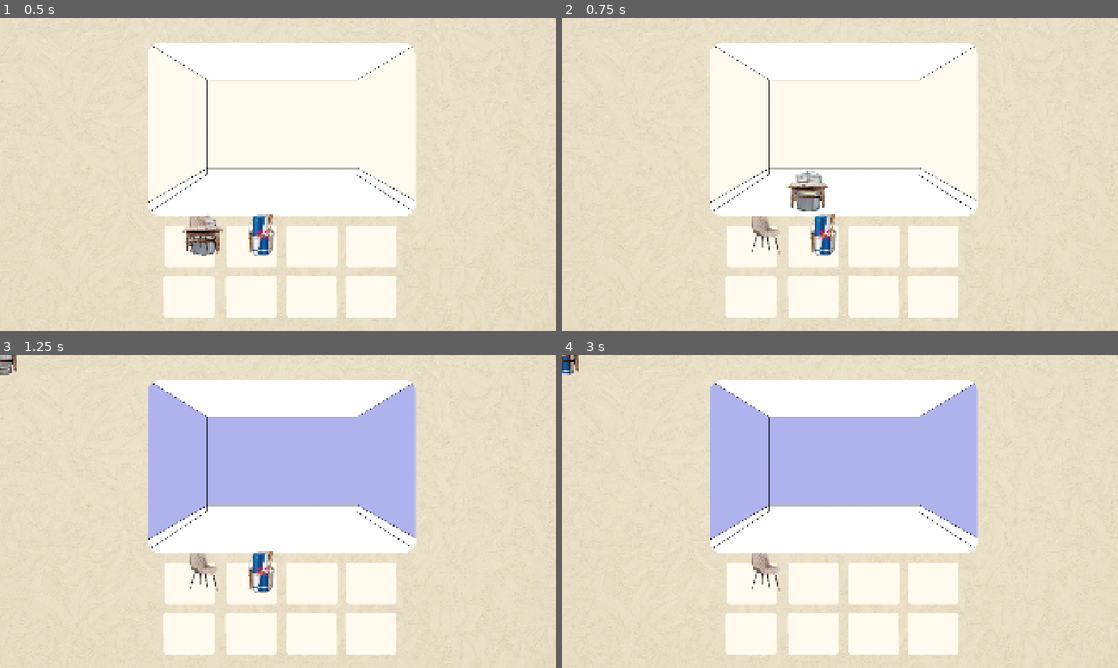
Above: before the commit, frames 1-4 (two rows, left to right).
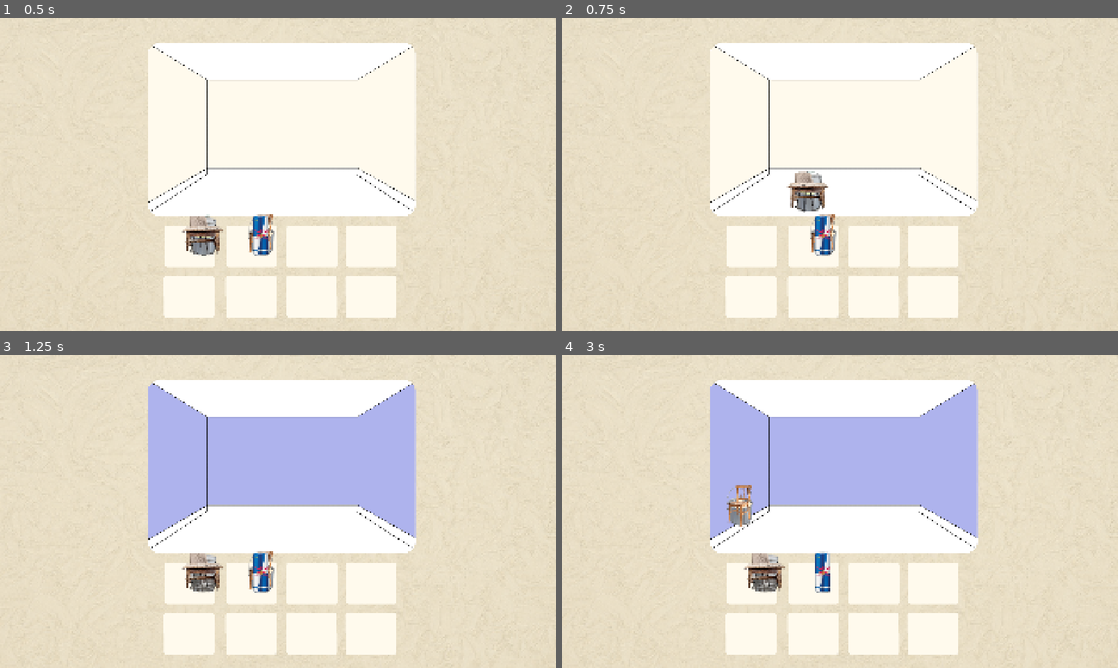
Above: after the commit, the same moments.

Repository: wgold152/hackathon
Game: Godot game, scene res://scenes/main.tscn
The game is run twice, just before and just after one commit, with the same random seed, the same clock (stepped at 60 frames per second) and the same inputs.
Inputs (mouse positions are in pixels of both pictures, inside the frame that each line leads up to):
- Up to frame 1 (0.5 s): no input
- Up to frame 2 (0.75 s): tap Enter at 0.5 s; drag from (767, 237) to (895, 105) at 0.52 s
- Up to frame 3 (1.25 s): no input
- Up to frame 4 (3 s): drag from (823, 574) to (562, 355) at 1.27 s; move the mouse to (895, 442) at 2.02 s; click (895, 442) at 2.17 s; tap Space at 2.75 s; drag from (812, 574) to (562, 373) at 2.77 s

Frame 1 is identical in both runs. In frame 2, 0.5% of the frame differs, in the area x 34-47%, y 48-76%; in frame 3, 0.7%; in frame 4, 1.5%, in the area x 0-49%, y 0-76%.

Commit message:
furniture spawn snap

Diff:
--- a/scenes/furniture/padded_chair.tscn
+++ b/scenes/furniture/padded_chair.tscn
@@ -1,5 +1,6 @@
 [gd_scene format=3 uid="uid://bxjxfpd1j14pm"]
 
+[ext_resource type="Script" uid="uid://bphlf2pm3q8l8" path="res://scripts/furniture.gd" id="1_6yf1n"]
 [ext_resource type="Texture2D" uid="uid://dlsxwef44ue40" path="res://sprites/padded_chair.png" id="1_lejqs"]
 
 [sub_resource type="RectangleShape2D" id="RectangleShape2D_hk511"]
@@ -9,6 +10,7 @@
 size = Vector2(101, 20)
 
 [node name="PaddedChair" type="Area2D" unique_id=2031021918]
+script = ExtResource("1_6yf1n")
 
 [node name="Sprite2D" type="Sprite2D" parent="." unique_id=1170248780]
 y_sort_enabled = true
--- a/scripts/furniture.gd
+++ b/scripts/furniture.gd
@@ -10,10 +10,13 @@
 # Called when the node enters the scene tree for the first time.
 func _ready() -> void:
 	input_event.connect(drag)
-	set_deferred("last_position", call_deferred("get_transform"))
-	last_position = position
+	call_deferred("set_last_position")
 	floorArea = get_tree().get_first_node_in_group("Floor Area")
 	ground = get_node("Ground")
+
+func set_last_position():
+	last_position = position
+
 
 func drag(_viewport, event : InputEvent, _idx) -> void:
 	if (event is InputEventMouseButton):
--- a/scripts/paint_can.gd
+++ b/scripts/paint_can.gd
@@ -12,6 +12,10 @@
 	roomArea = get_tree().get_first_node_in_group("Room Area")
 	roofArea = get_tree().get_first_node_in_group("Roof Area")
 	roomWindow = get_tree().get_first_node_in_group("Room Window")
+	call_deferred("set_last_position")
+
+func set_last_position():
+	last_position = position
 
 
 func drag(_viewport, event : InputEvent, _idx) -> void:
